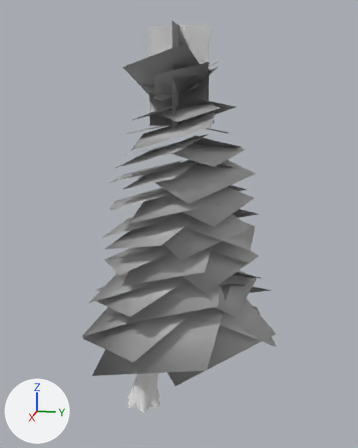
What one commit did to the glTF model board3d/models/megakit-lod/Pine_5.glb.
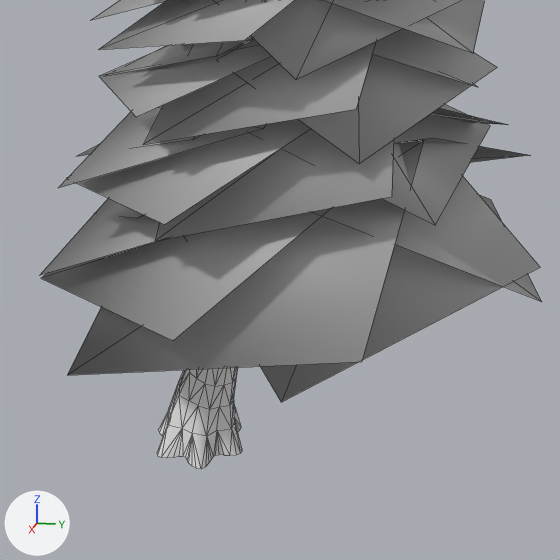
There are two pictures of each version: one whole from a camera (50 mm lens) standing at (11.27, 3.21, 7.46) and looking at (-0.07, 0.94, 4.62), one close up on the part from 18% to 79% of the width and 51% to 100% of the height. Lighting does not change. The marker at lower left points along +X, +Y and +Z. The last two pictures show the newer version. The close-ups show mesh edges as thin lines.

In view in the first close-up: 'Pine_5.001', 'Pine_5_tiers'.
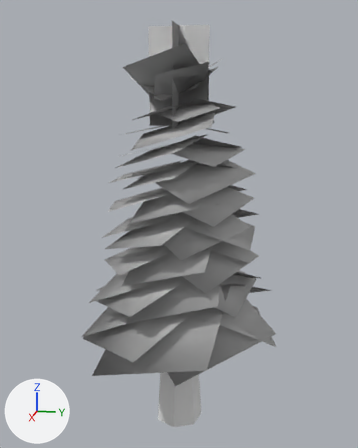
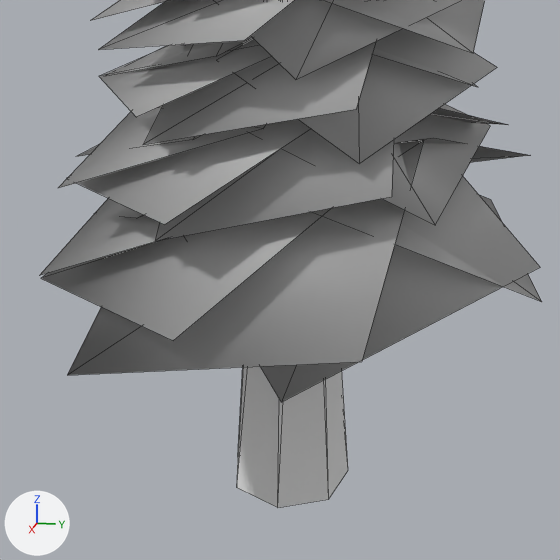
Pixel boxes [x1, y1, x2, y2] of what changed, in the close-ups (560 x 560 px):
'Pine_5_trunk', added
    after: [237, 366, 348, 508]
'Pine_5.001', deleted
    before: [157, 38, 253, 469]

What changed in the scene script:
```text
Add me_pine_5_trunk:
    me_pine_5_trunk.from_pydata([(0.73, 0.98, -0.38), (0.51, 1.44, -0.38), (0.01, 1.55, -0.38), (-0.39, 1.23, -0.38), (-0.39, 0.72, -0.38), (0.01, 0.4, -0.38), (0.51, 0.52, -0.38), (0.37, 0.98, 4.97), (0.29, 1.16, 4.97), (0.09, 1.21, 4.97), (-0.07, 1.08, 4.97), (-0.07, 0.87, 4.97), (0.09, 0.75, 4.97), (0.29, 0.79, 4.97)], [], [(0, 1, 8), (0, 8, 7), (1, 2, 9), (1, 9, 8), (2, 3, 10), (2, 10, 9), (3, 4, 11), (3, 11, 10), (4, 5, 12), (4, 12, 11), (5, 6, 13), (5, 13, 12), (6, 0, 7), (6, 7, 13)])
    me_pine_5_trunk.materials.append(mat_bark_normaltree)  # white #e7e7e7
Remove ob_pine_5_001:
    ob_pine_5_001 = bpy.data.objects.new('Pine_5.001', me_tree_001)
    ob_pine_5_001.location = (0.0, 0.0, 0.0)
Add ob_pine_5_trunk:
    ob_pine_5_trunk = bpy.data.objects.new('Pine_5_trunk', me_pine_5_trunk)
    ob_pine_5_trunk.location = (0.0, 0.0, 0.0)
```
